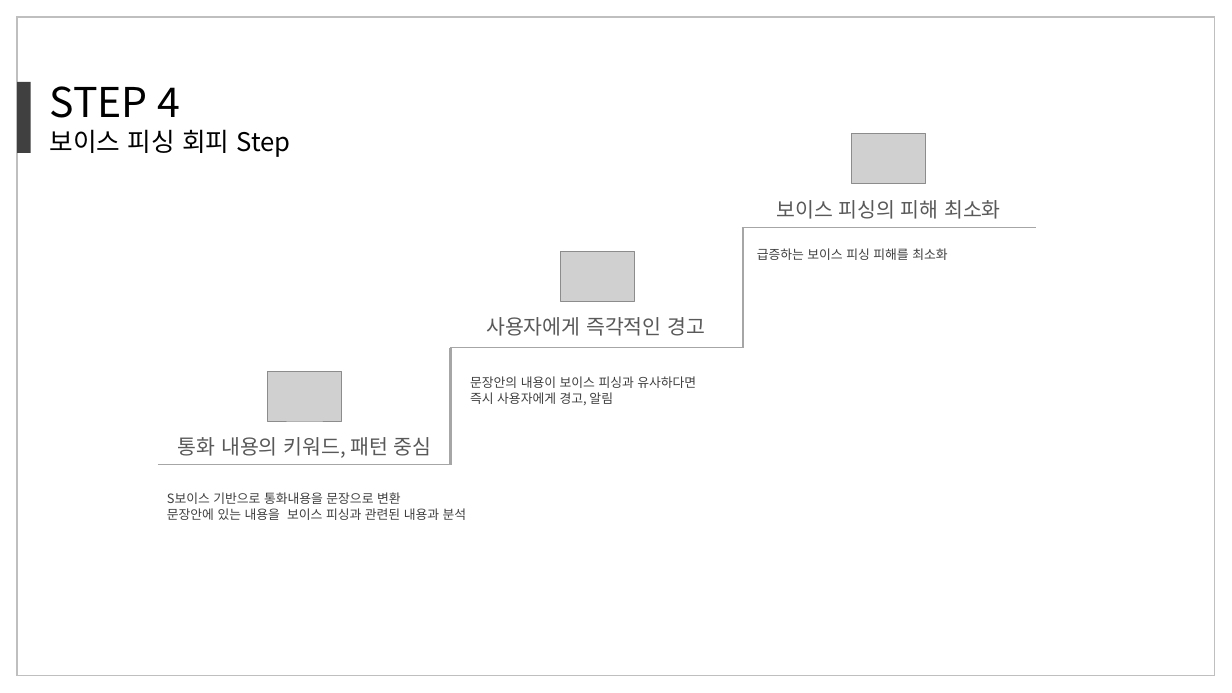
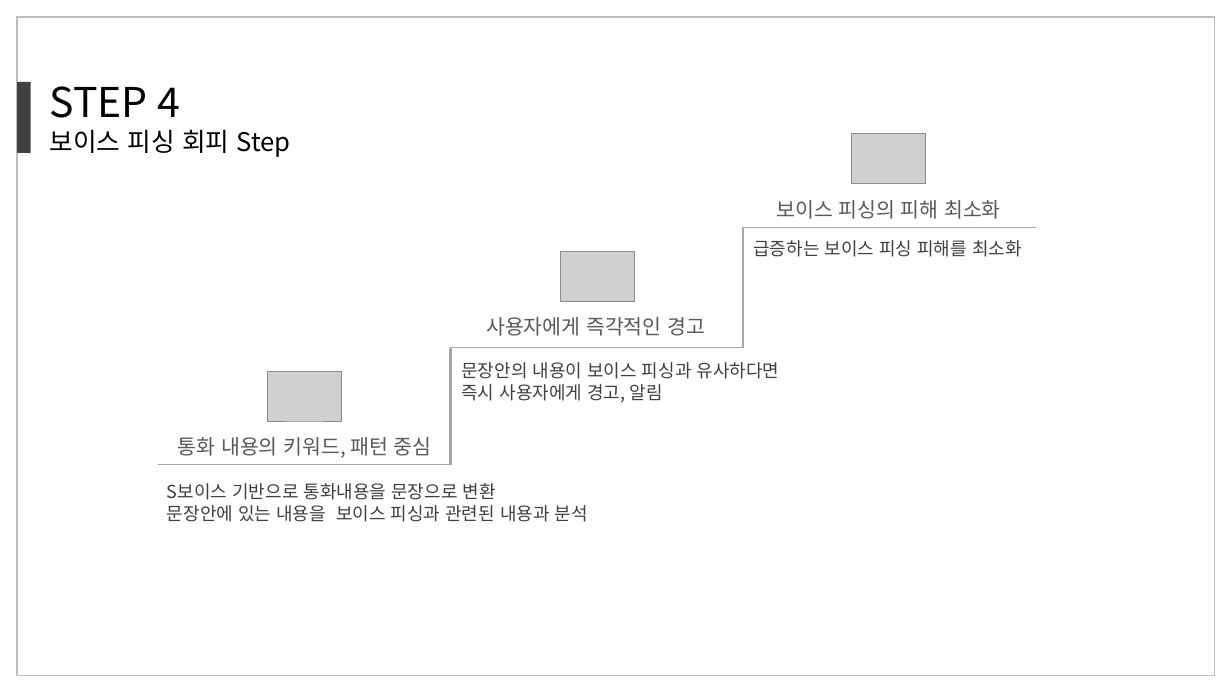
Before and after one commit to Lay4U/ROTS_StepByStep, a slide deck: slide 6 of 공모전/S1_공모전_보이스피싱_v0.pptx. Drawn at 1232x693 pixels with LibreOffice and Linux fonts; fonts in the diff are those of the drawing; grey boxes stand for pictures. Boxes give left, top, right and bottom in pixels: in the first picture for what was removed or moved away, otherwise in the second. Text is boxed around its words. In the diff, an @@ line names an element or a change of style, - is before the commit and + after.

Commit message:
공모전_범죄도시추가, 보이스피싱 수정

```diff
--- a/공모전/S1_공모전_보이스피싱_v0.pptx
+++ b/공모전/S1_공모전_보이스피싱_v0.pptx
@@ text "급증하는 보이스 피싱 피해를 최소화": place and size @@
-text "급증하는 보이스 피싱 피해를 최소화" at bbox=[757, 248, 947, 260]
+text "급증하는 보이스 피싱 피해를 최소화" at bbox=[753, 240, 1022, 257]
@@ text "문장안의 내용이 보이스 피싱과 유사하다면": place and size @@
-text "문장안의 내용이 보이스 피싱과 유사하다면" at bbox=[470, 376, 696, 405]
+text "문장안의 내용이 보이스 피싱과 유사하다면" at bbox=[461, 362, 780, 402]
@@ size 10 to 14 pt in 3 elements at bbox=[753, 240, 1022, 257], bbox=[461, 362, 780, 402], bbox=[167, 483, 588, 522] @@
@@ text "S보이스 기반으로 통화내용을 문장으로 변환": place and size @@
-text "S보이스 기반으로 통화내용을 문장으로 변환" at bbox=[167, 492, 467, 520]
+text "S보이스 기반으로 통화내용을 문장으로 변환" at bbox=[167, 483, 588, 522]
```
Also in this commit, not shown: 1 other slide changed, 2 other files.
